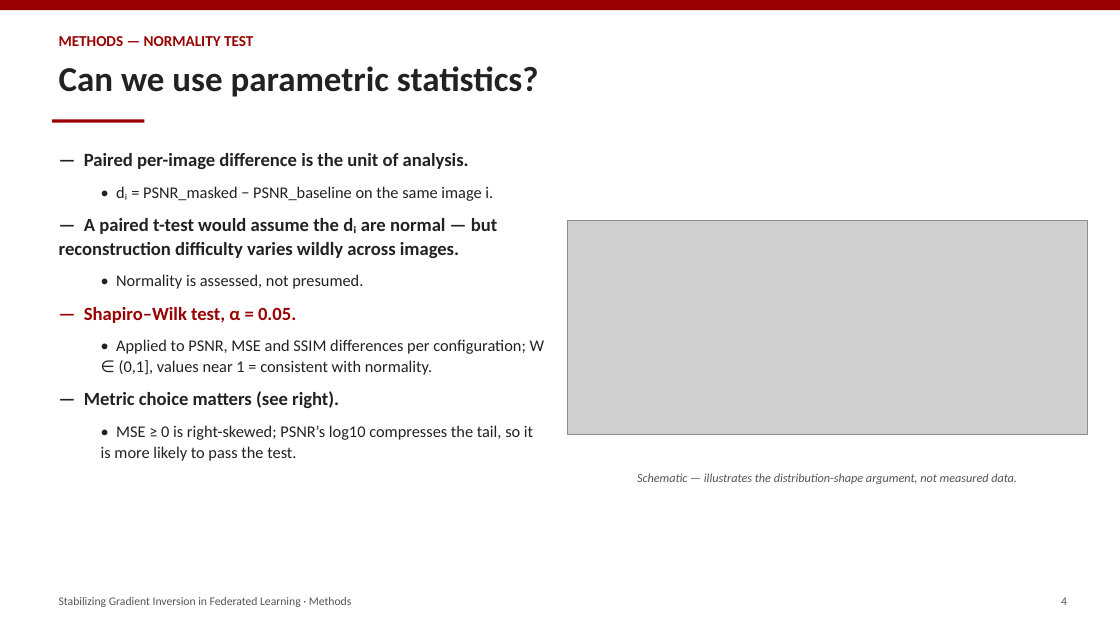
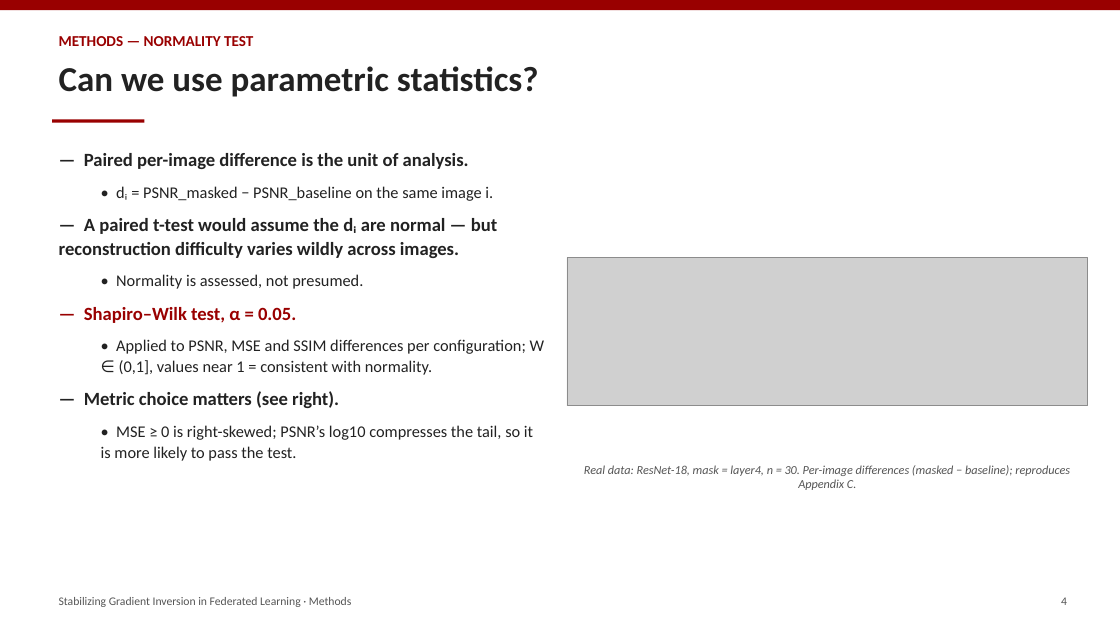
Before and after one commit to MathiasKES/stable-ginv, a slide deck: slide 4 of slides/methods.pptx. Drawn at 1120x630 pixels with LibreOffice and Linux fonts; fonts in the diff are those of the drawing; grey boxes stand for pictures. Boxes give left, top, right and bottom in pixels: in the first picture for what was removed or moved away, otherwise in the second. Text is boxed around its words. In the diff, an @@ line names an element or a change of style, - is before the commit and + after.

```diff
--- a/slides/methods.pptx
+++ b/slides/methods.pptx
@@ picture: place and size @@
-picture at bbox=[567, 221, 1088, 434]
+picture at bbox=[567, 258, 1088, 406]
@@ text at bbox=[584, 465, 1070, 490]: text changed @@
-Schematic — illustrates the distribution-shape argument, not measured data.
+Real data: ResNet-18, mask = layer4, n = 30. Per-image differences (masked − baseline); reproduces Appendix C.
```
Also in this commit, not shown: 5 other files.
